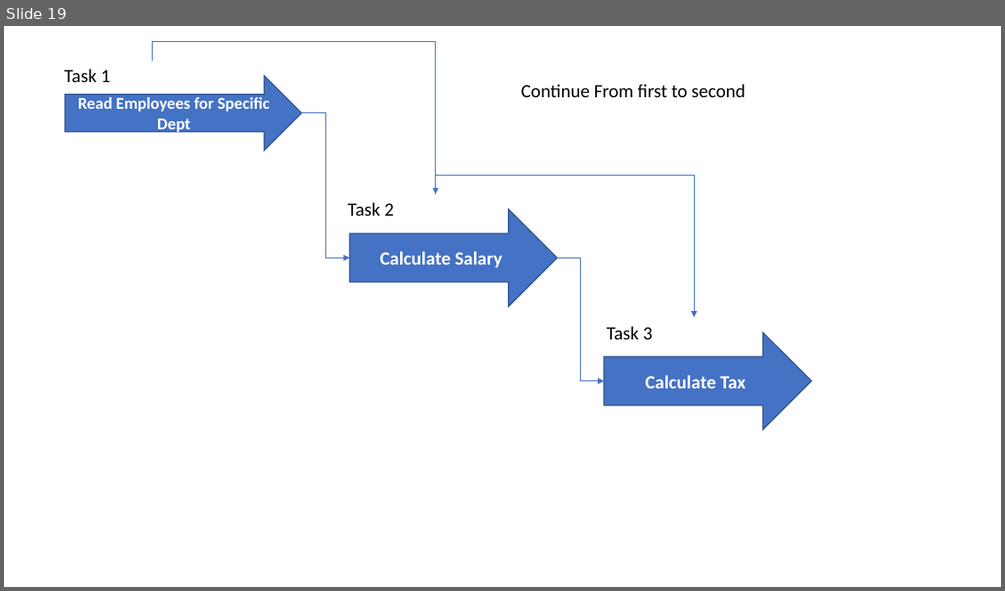
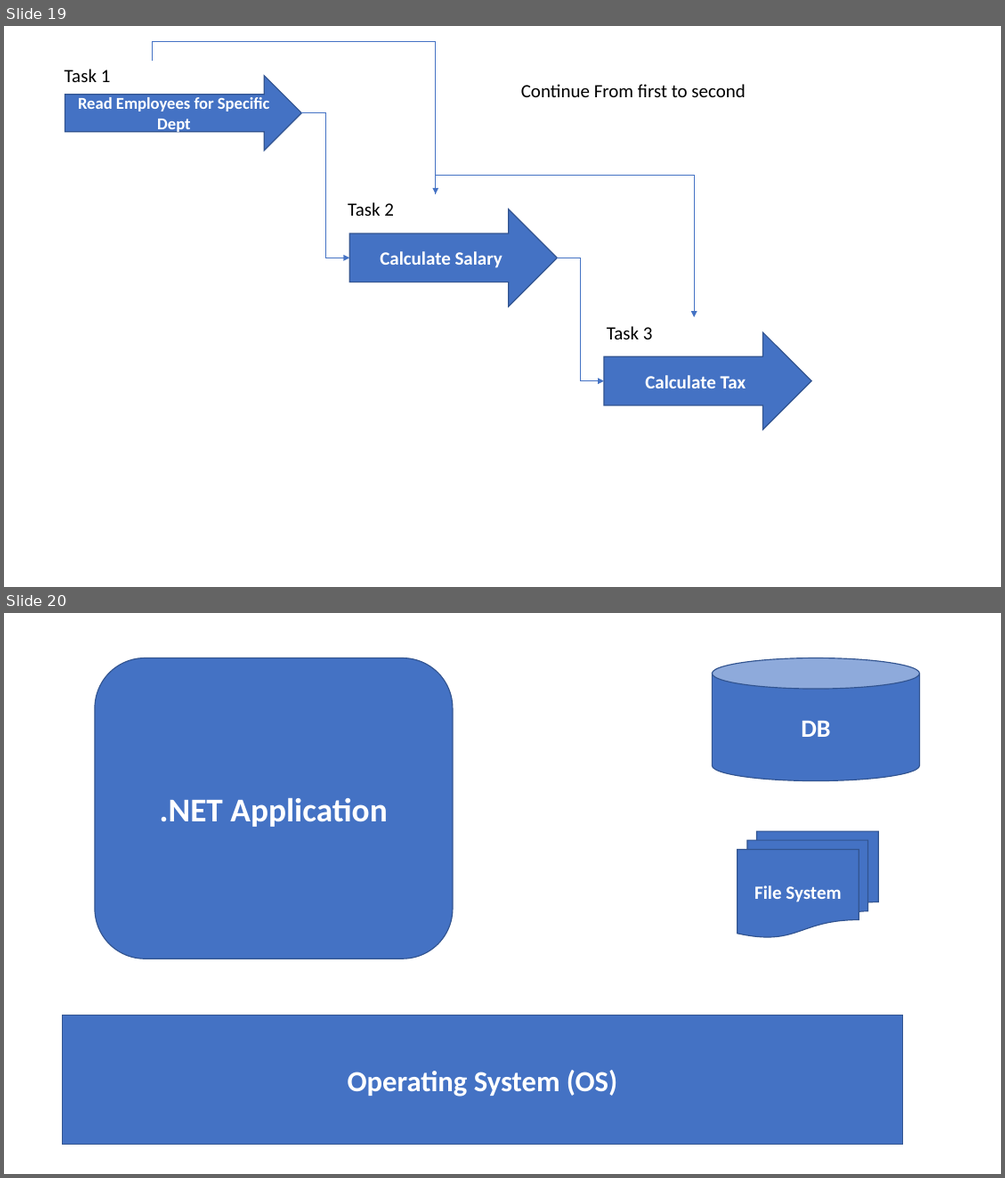
Before and after one commit to maheshsabnis/CS_Applications_MB, a slide deck: MB_Training_Images.pptx. Shown one above the other, each under a label of ours: slide 19 before the commit, slides 19 and 20 after it. The pictures are 1005x591 and 1005x1178 pixels, drawn with LibreOffice and Linux fonts; fonts in the diff are those of the drawing. Boxes give left, top, right and bottom in pixels: in the first picture for what was removed or moved away, otherwise in the second. Text is boxed around its words. In the diff, an @@ line names an element or a change of style, - is before the commit and + after.

```diff
--- a/MB_Training_Images.pptx
+++ b/MB_Training_Images.pptx
@@ slide 20 added at [4, 613, 1001, 1174], background #FFFFFF @@
@@ rounded rectangle added at [95, 657, 453, 958], fill #4472C4, outline #325491 1 pt, 32 pt, text #FFFFFF, bold @@
+.NET Application
@@ cylinder added at [712, 657, 920, 780], fill #4472C4, outline #325491 1 pt, 24 pt, text #FFFFFF, bold @@
+DB
@@ flow chart multidocument added at [737, 831, 879, 938], fill #4472C4, outline #325491 1 pt, 18 pt, text #FFFFFF, bold @@
+File System
@@ rectangle added at [63, 1015, 903, 1144], fill #4472C4, outline #325491 1 pt, 28 pt, text #FFFFFF, bold @@
+Operating System (OS)
```
Also in this commit, not shown: 9 other files.
